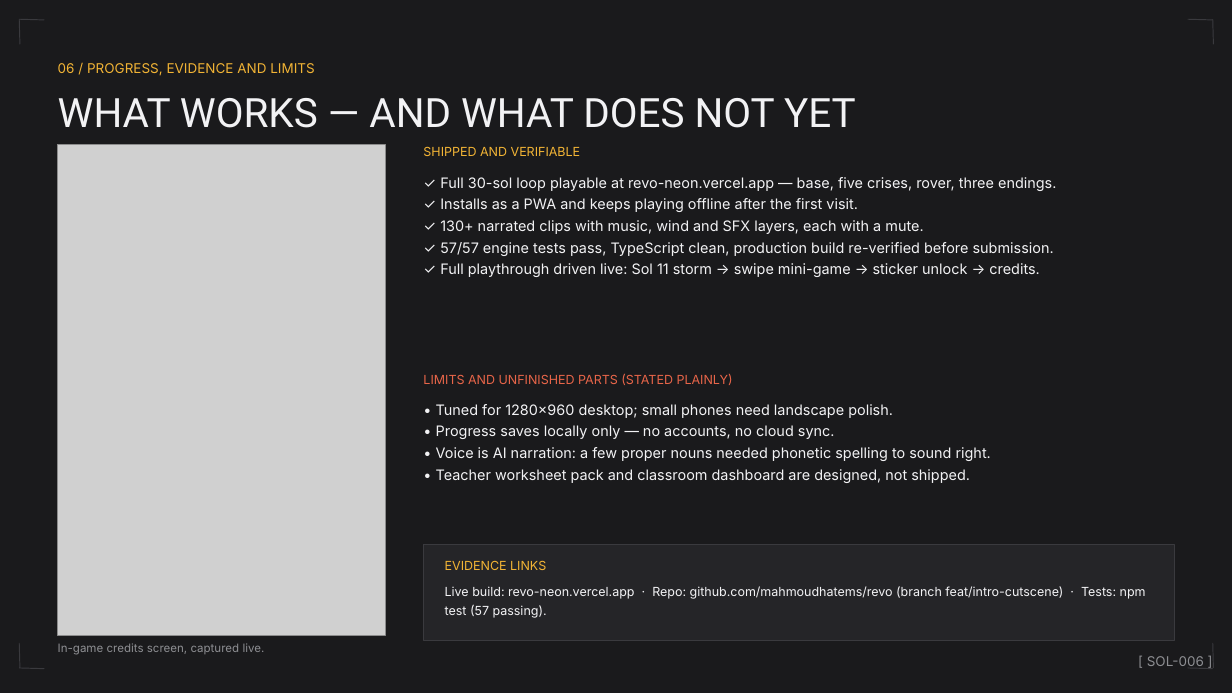
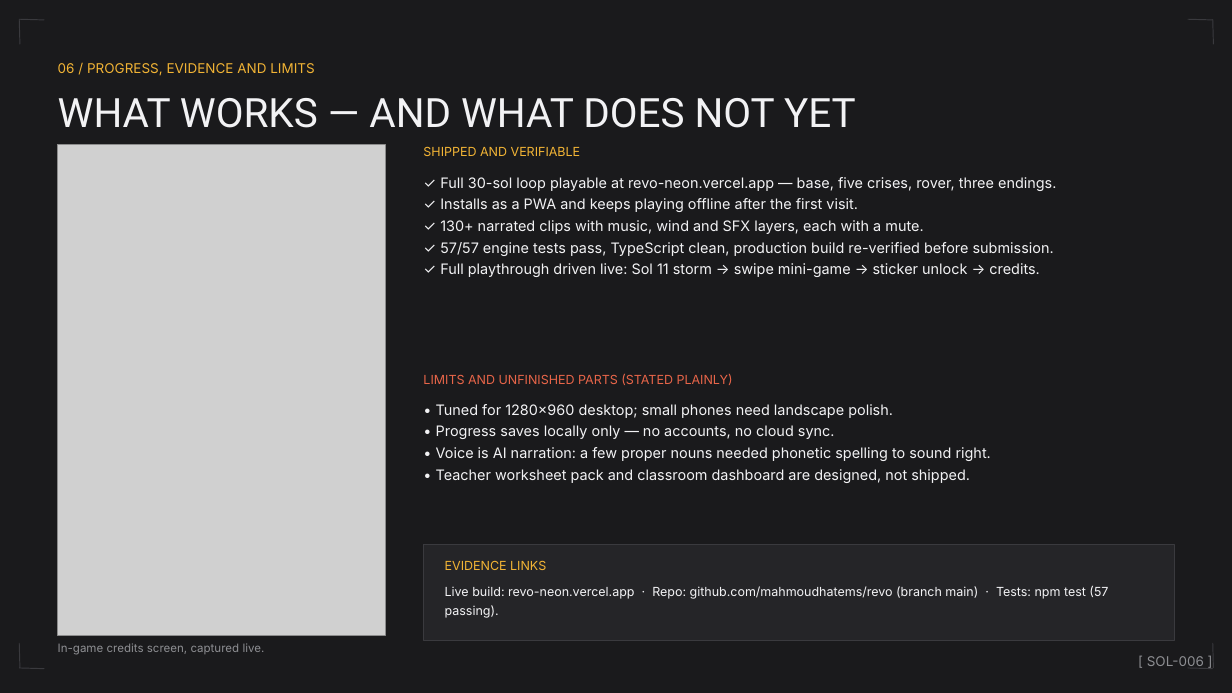
Before and after one commit to mahmoudhatems/revo, a slide deck: slide 6 of public/demo/REVO-Demo-7-Slides.pptx. Drawn at 1232x693 pixels with LibreOffice and Linux fonts; fonts in the diff are those of the drawing; grey boxes stand for pictures. Boxes give left, top, right and bottom in pixels: in the first picture for what was removed or moved away, otherwise in the second. Text is boxed around its words. In the diff, an @@ line names an element or a change of style, - is before the commit and + after.

Commit message:
chore: production now runs from main
- demo deck + project doc refreshed (repo links point at main)
- submission answers / credits / summary updated for the main-branch flow

```diff
--- a/public/demo/REVO-Demo-7-Slides.pptx
+++ b/public/demo/REVO-Demo-7-Slides.pptx
@@ text at box(445, 586, 1108, 618): text changed @@
-Live build: revo-neon.vercel.app · Repo: github.com/mahmoudhatems/revo (branch feat/intro-cutscene) · Tests: npm test (57 passing).
+Live build: revo-neon.vercel.app · Repo: github.com/mahmoudhatems/revo (branch main) · Tests: npm test (57 passing).
```
Also in this commit, not shown: 1 other slide changed, 7 other files.
